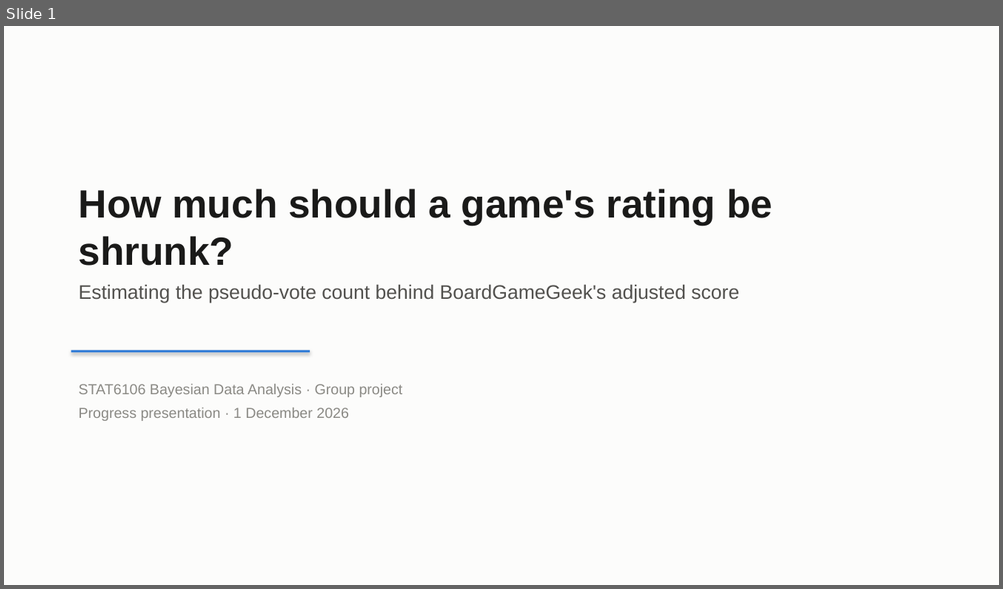
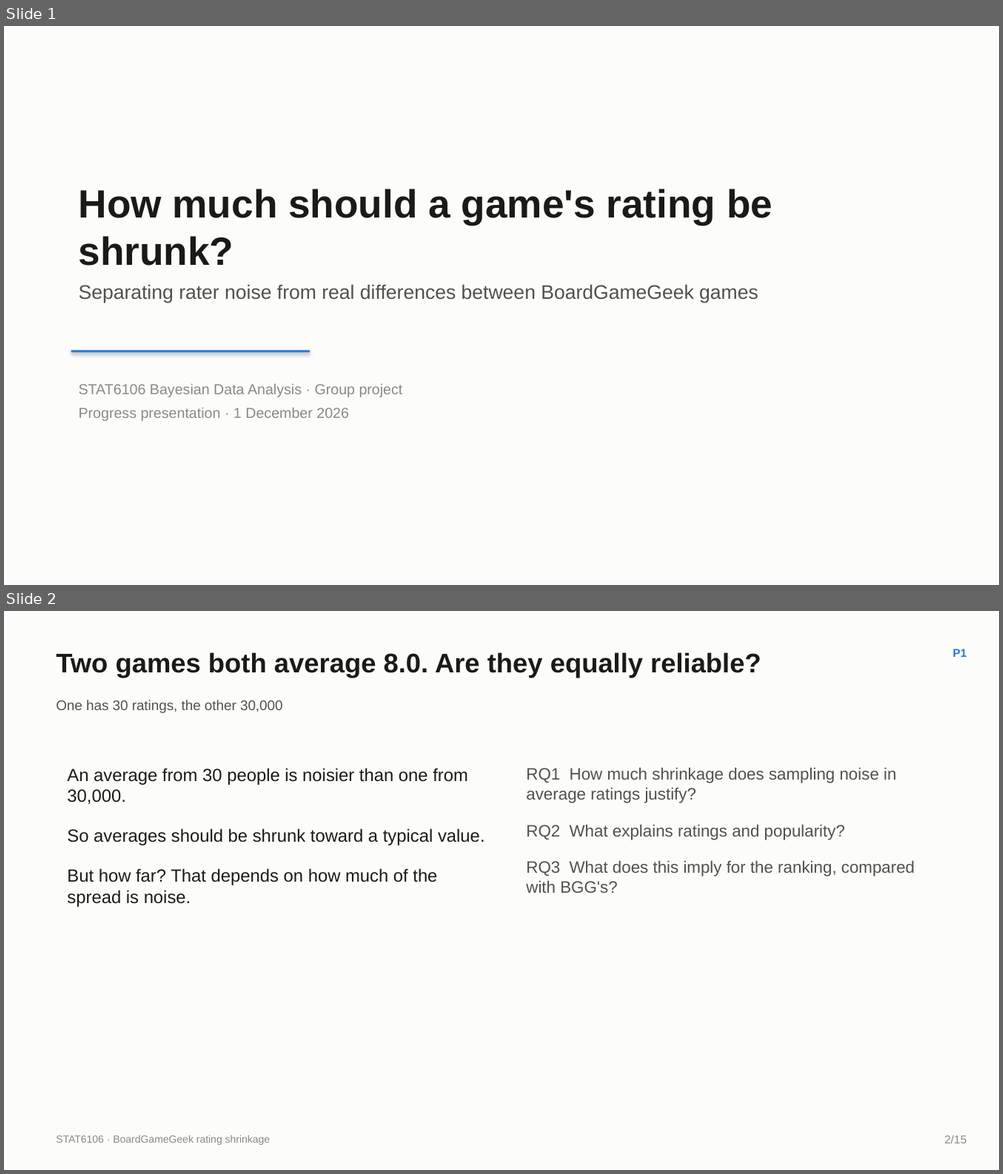
Before and after one commit to iwanttosleeeep/bayesian-boardgame-ratings, a slide deck: slides/Group_deck_draft.pptx. Shown one above the other, each under a label of ours: slide 1 before the commit, slides 1 and 2 after it. The pictures are 1003x589 and 1003x1174 pixels, drawn with LibreOffice and Linux fonts; fonts in the diff are those of the drawing. Boxes give left, top, right and bottom in pixels: in the first picture for what was removed or moved away, otherwise in the second. Text is boxed around its words. In the diff, an @@ line names an element or a change of style, - is before the commit and + after.

```diff
--- a/slides/Group_deck_draft.pptx
+++ b/slides/Group_deck_draft.pptx
@@ slide 2 added at [4,611,999,1170], background #FCFCFB @@
@@ text added at [56,652,761,678], 26 pt, text #1A1A19, bold @@
+Two games both average 8.0. Are they equally reliable?
@@ text added at [953,649,967,657], 11 pt, text #2A78D6, bold @@
+P1
@@ text added at [56,700,283,713], 13.5 pt, text #52514E @@
+One has 30 ratings, the other 30,000
@@ text added at [67,768,485,907], 17 pt, text #1A1A19 @@
+An average from 30 people is noisier than one from 30,000.
+So averages should be shrunk toward a typical value.
+But how far? That depends on how much of the spread is noise.
@@ text added at [526,768,914,893], 16 pt, text #52514E @@
+RQ1 How much shrinkage does sampling noise in average ratings justify?
+RQ2 What explains ratings and popularity?
+RQ3 What does this imply for the ranking, compared with BGG's?
@@ text added at [56,1136,270,1145], 10 pt, text #8A8984 @@
+STAT6106 · BoardGameGeek rating shrinkage
@@ text added at [944,1136,966,1144], 11 pt, text #8A8984 @@
+2/15
@@ slide 1 changed as well @@
@@ text at [79,284,758,303]: text changed @@
-Estimating the pseudo-vote count behind BoardGameGeek's adjusted score
+Separating rater noise from real differences between BoardGameGeek games
```
Also in this commit, not shown: 1 other slide changed, 16 other slides added, 15 slides removed, 6 other files.
